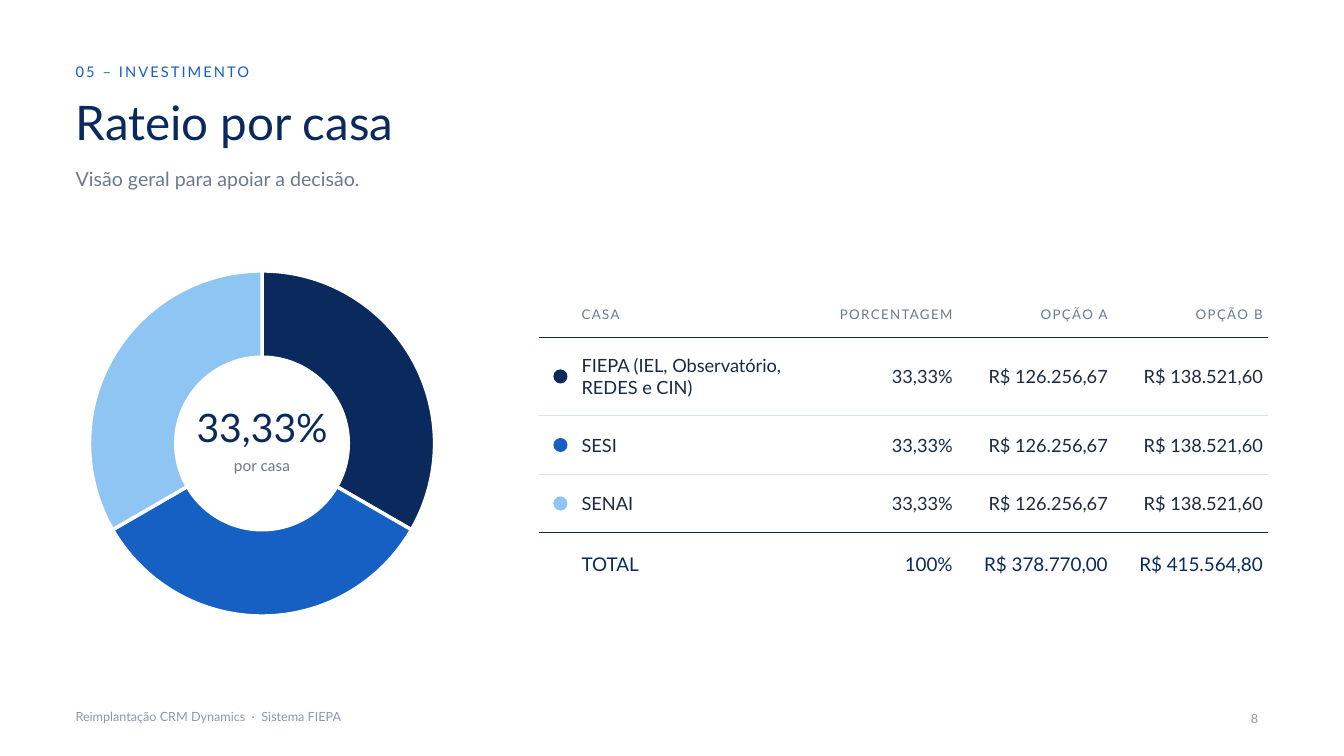
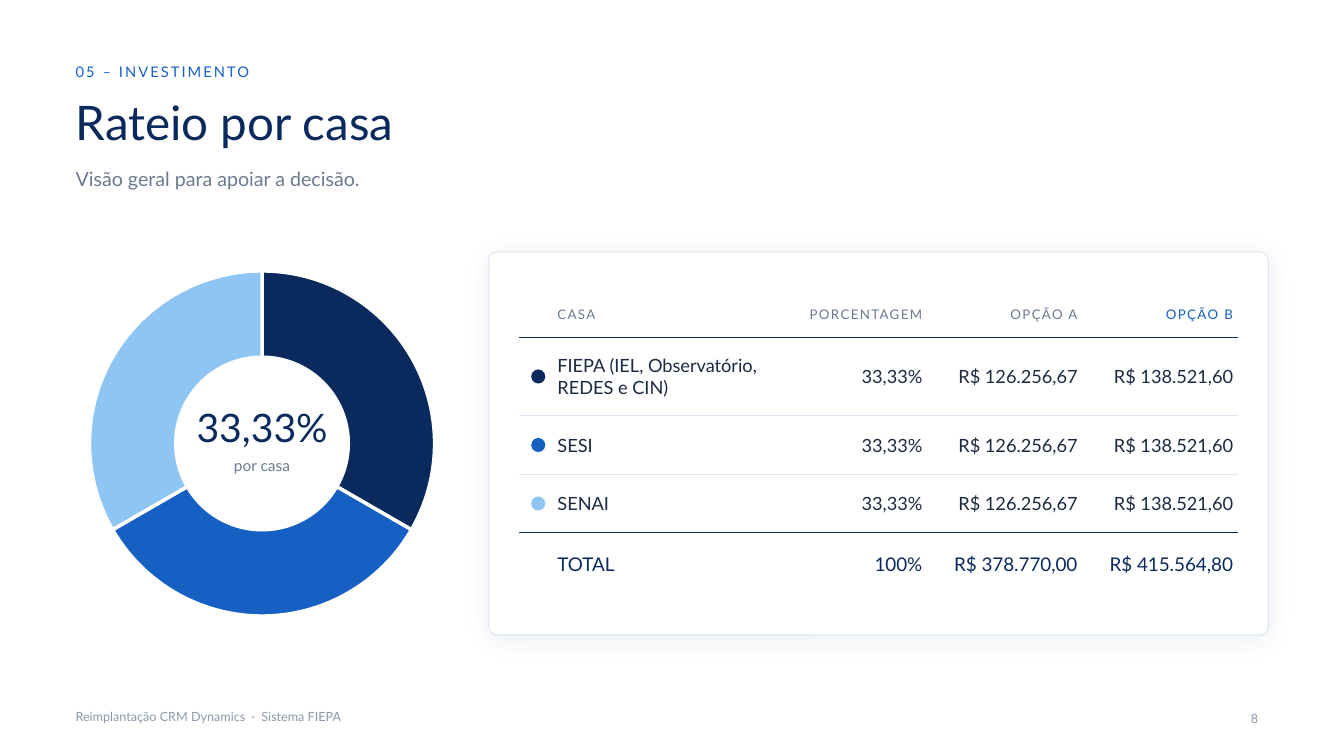
Before and after one commit to lucasmaiaws13-eng/for-desktop, a slide deck: slide 8 of apresentacao-crm-fiepa/Reimplantacao_CRM_Dynamics_FIEPA.pptx. Drawn at 1344x756 pixels with LibreOffice and Linux fonts; fonts in the diff are those of the drawing; background and template pictures are left out. Boxes give left, top, right and bottom in pixels: in the first picture for what was removed or moved away, otherwise in the second. Text is boxed around its words. In the diff, an @@ line names an element or a change of style, - is before the commit and + after.

```diff
--- a/apresentacao-crm-fiepa/Reimplantacao_CRM_Dynamics_FIEPA.pptx
+++ b/apresentacao-crm-fiepa/Reimplantacao_CRM_Dynamics_FIEPA.pptx
@@ rounded rectangle added at bbox=[489, 252, 1268, 635], fill #FFFFFF, outline #DCE6F2 0.75 pt @@
@@ table at bbox=[519, 292, 1238, 578] @@
@@ text colour #6B7A90 to #1660C4 in "OPÇÃO B" @@
@@ borders changed @@
@@ table: place and size @@
-table at bbox=[539, 292, 1268, 578]
+table at bbox=[519, 292, 1238, 578]
@@ ellipse: place and size @@
-ellipse at bbox=[554, 438, 568, 452]
+ellipse at bbox=[531, 370, 545, 384]
@@ ellipse at bbox=[531, 370, 545, 384]: fill #1660C4 to #0A2A5E @@
@@ ellipse removed at bbox=[554, 370, 568, 384] @@
@@ ellipse: place and size @@
-ellipse at bbox=[554, 496, 568, 510]
+ellipse at bbox=[531, 438, 545, 452]
@@ ellipse at bbox=[531, 438, 545, 452]: fill #8EC5F2 to #1660C4 @@
@@ ellipse added at bbox=[531, 496, 545, 510], fill #8EC5F2 @@
```
Also in this commit, not shown: 9 other slides changed, 3 other files.
